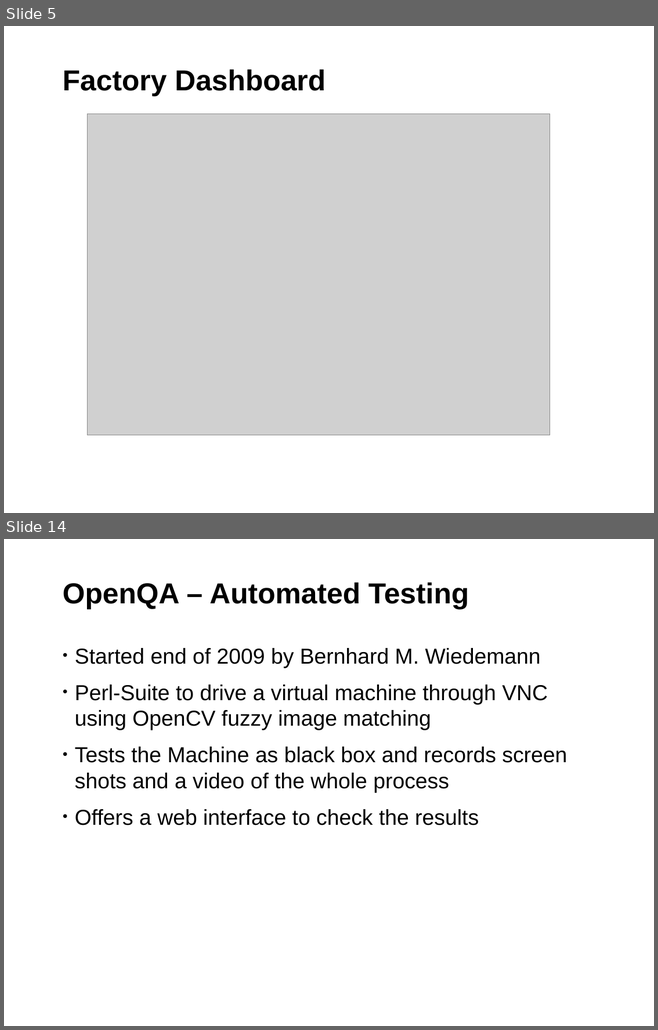
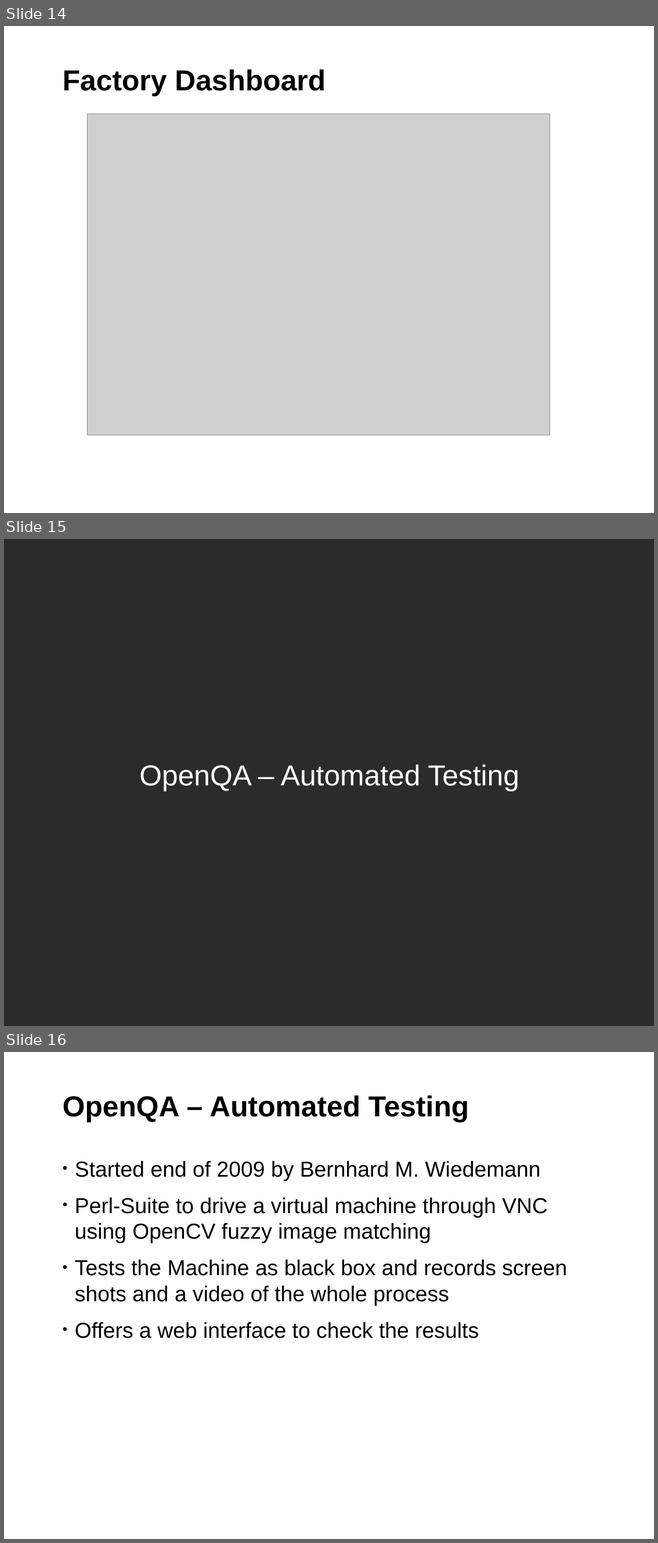
Before and after one commit to coolo/drunken-adventure, a slide deck: susecon2014/SUSEcon.odp. Shown one above the other, each under a label of ours: slides 5 and 14 before the commit, slides 14, 15 and 16 after it; the slides between them are not shown. The pictures are 658x1030 and 658x1543 pixels, drawn with LibreOffice and Linux fonts; fonts in the diff are those of the drawing; grey boxes stand for pictures; background and template pictures are left out; a plain dark background stands for a picture behind light text. Boxes give left, top, right and bottom in pixels: in the first picture for what was removed or moved away, otherwise in the second. Text is boxed around its words. In the diff, an @@ line names an element or a change of style, - is before the commit and + after.

```diff
--- a/susecon2014/SUSEcon.odp
+++ b/susecon2014/SUSEcon.odp
@@ slide 15 added at (4, 539, 654, 1026), background picture (left out) @@
@@ title added at (139, 765, 519, 792), 32 pt, text #FFFFFF @@
+OpenQA – Automated Testing
@@ what was slide 5 is now slide 14 @@
@@ what was slide 14 is now slide 16 @@
```
Also in this commit, not shown: 3 slides changed, 3 other slides added, 7 slides removed.
